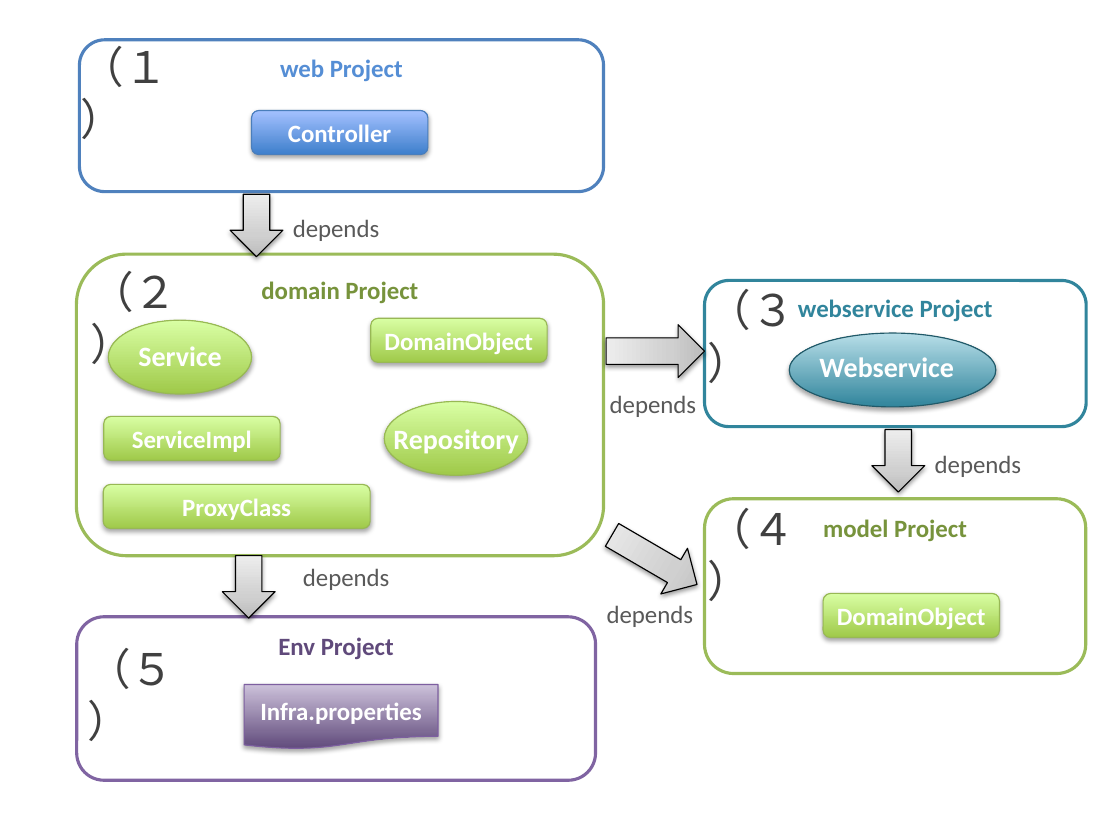
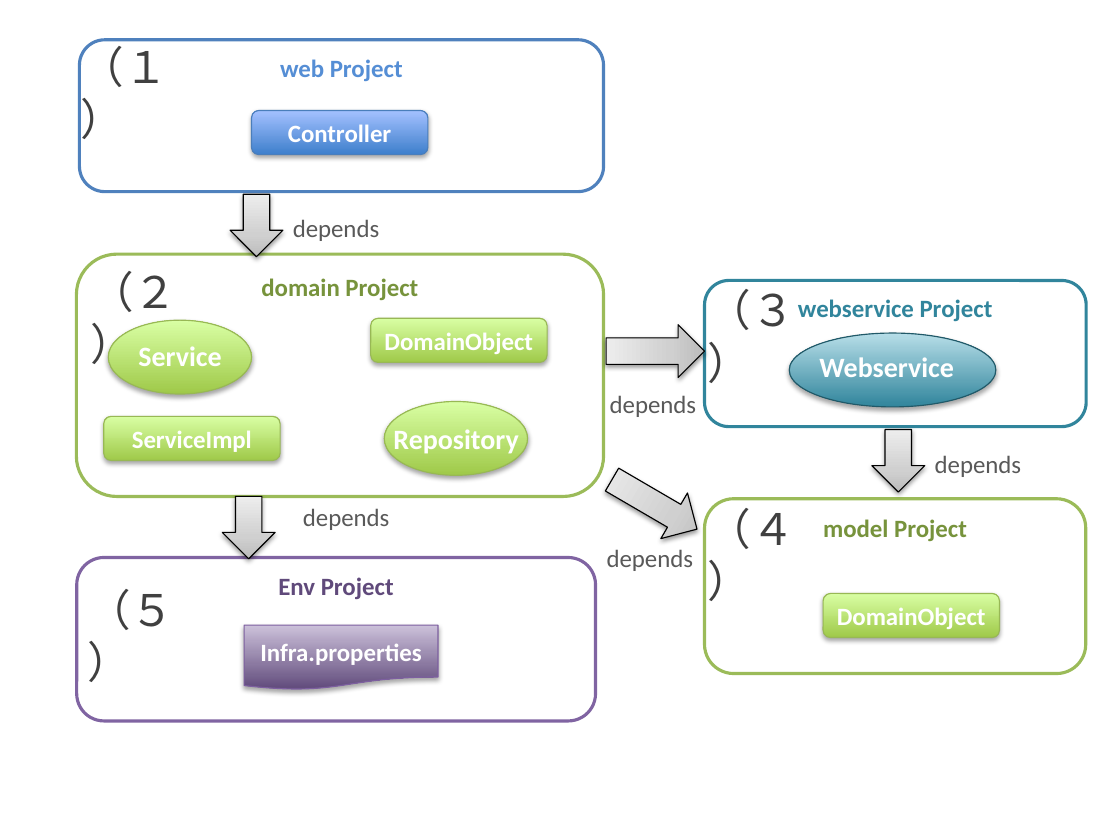
Before and after one commit to xzjia/guideline, a slide deck: slide 6 of source/ArchitectureInDetail/images_SOAP/materialSOAP.pptx. Drawn at 1120x840 pixels with LibreOffice and Linux fonts; fonts in the diff are those of the drawing. Boxes give left, top, right and bottom in pixels: in the first picture for what was removed or moved away, otherwise in the second. Text is boxed around its words. In the diff, an @@ line names an element or a change of style, - is before the commit and + after.

Commit message:
Modify_ProxyObject_and_ProxyClass_to_DynamicProxy.#1901
(cherry picked from commit 0a970ddba23ceec5a6ab82ae12d20e52c3d0a6cd)

```diff
--- a/source/ArchitectureInDetail/images_SOAP/materialSOAP.pptx
+++ b/source/ArchitectureInDetail/images_SOAP/materialSOAP.pptx
@@ rounded rectangle "domain Project": place and size @@
-rounded rectangle "domain Project" at (76,254,604,556)
+rounded rectangle "domain Project" at (76,254,604,496)
@@ down arrow: place and size @@
-down arrow at (599,512,710,608)
+down arrow at (599,456,710,552)
@@ rounded rectangle removed at (103,485,370,529) @@
-ProxyClass
@@ 2 texts, 1 rounded rectangle, 1 flow chart document, 1 down arrow: place and size @@
-2 texts, 1 rounded rectangle, 1 flow chart document, 1 down arrow at (77,556,596,781)
+2 texts, 1 rounded rectangle, 1 flow chart document, 1 down arrow at (77,496,596,721)
@@ text "depends": place and size @@
-text "depends" at (607,605,693,627)
+text "depends" at (607,549,693,571)
```
Also in this commit, not shown: 4 other slides changed, 5 other files.
